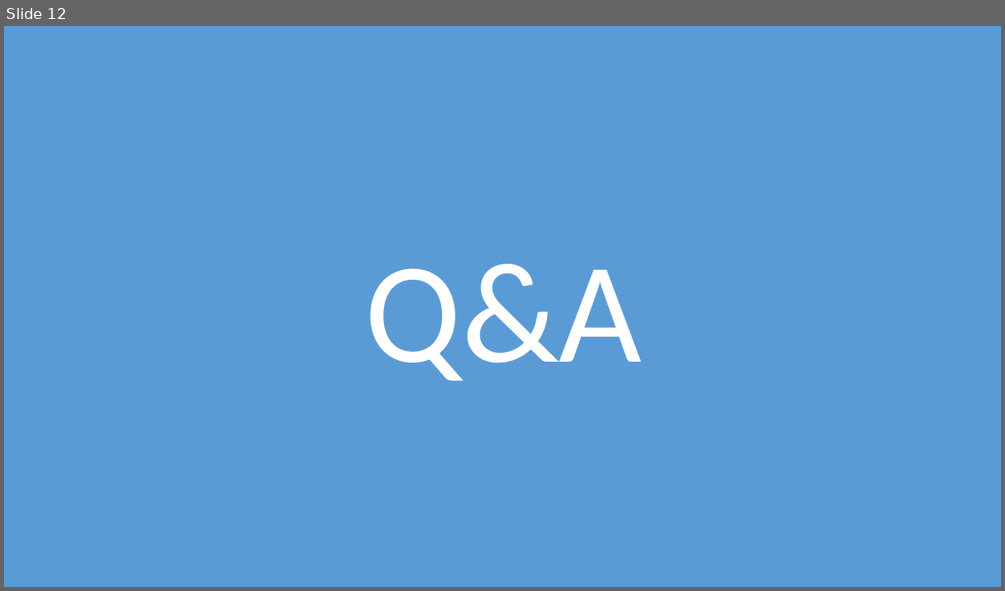
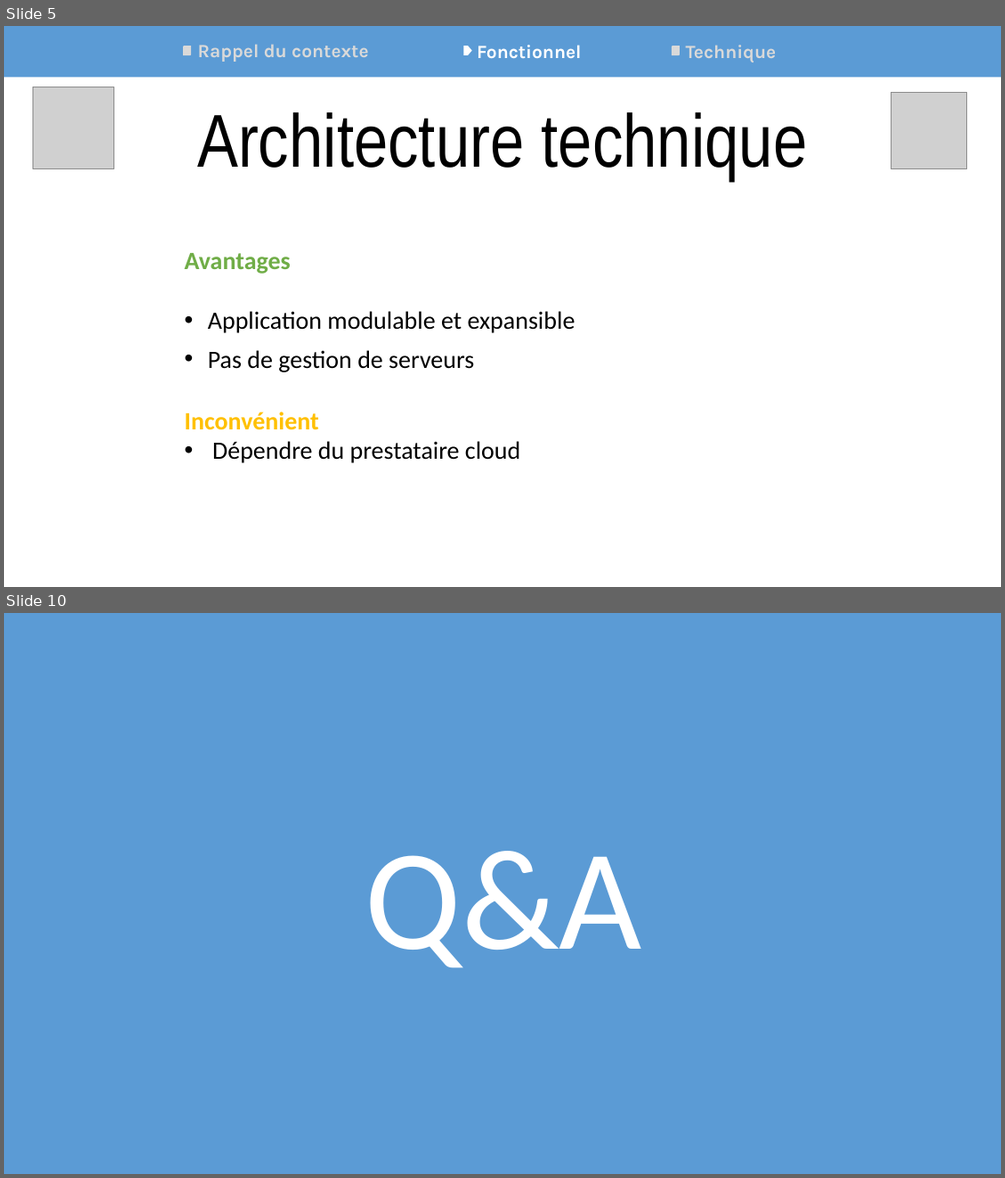
Before and after one commit to Synkied/OC_Projet-6, a slide deck: Projet6_OCPizza_Arguments.pptx. Shown one above the other, each under a label of ours: slide 12 before the commit, slides 5 and 10 after it; the slides between them are not shown. The pictures are 1005x591 and 1005x1178 pixels, drawn with LibreOffice and Linux fonts; fonts in the diff are those of the drawing; grey boxes stand for pictures. Boxes give left, top, right and bottom in pixels: in the first picture for what was removed or moved away, otherwise in the second. Text is boxed around its words. In the diff, an @@ line names an element or a change of style, - is before the commit and + after.

```diff
--- a/Projet6_OCPizza_Arguments.pptx
+++ b/Projet6_OCPizza_Arguments.pptx
@@ slide 5 added at (4,26,1001,587), background #FFFFFF @@
@@ rectangle added at (4,26,1001,77), fill #5B9BD5 @@
@@ round diag rect added at (183,46,191,55), fill #D9D9D9 @@
@@ text added at (198,44,368,62), 18 pt, text #D9D9D9, bold @@
+Rappel du contexte
@@ pentagon arrow added at (464,46,472,55), fill #FFFFFF @@
@@ text added at (477,45,582,58), 18 pt, text #FFFFFF, bold @@
+Fonctionnel
@@ round diag rect added at (672,46,680,55), fill #D9D9D9 @@
@@ text added at (686,45,777,62), 18 pt, text #D9D9D9, bold @@
+Technique
@@ picture added at (32,87,114,168) @@
@@ picture added at (890,93,967,168) @@
@@ text added at (197,112,808,180), 72 pt, text #000000 @@
+Architecture technique
@@ text added at (185,253,575,333), 24 pt, text #000000 @@
+Avantages
+• Application modulable et expansible
@@ text added at (208,350,474,372), 24 pt, text #000000 @@
+• Pas de gestion de serveurs
@@ text added at (185,411,520,463), 24 pt, text #000000 @@
+Inconvénient
+• Dépendre du prestataire cloud
@@ what was slide 12 is now slide 10 @@
```
Also in this commit, not shown: 5 slides changed, 3 other slides added, 6 slides removed, 49 other files.
